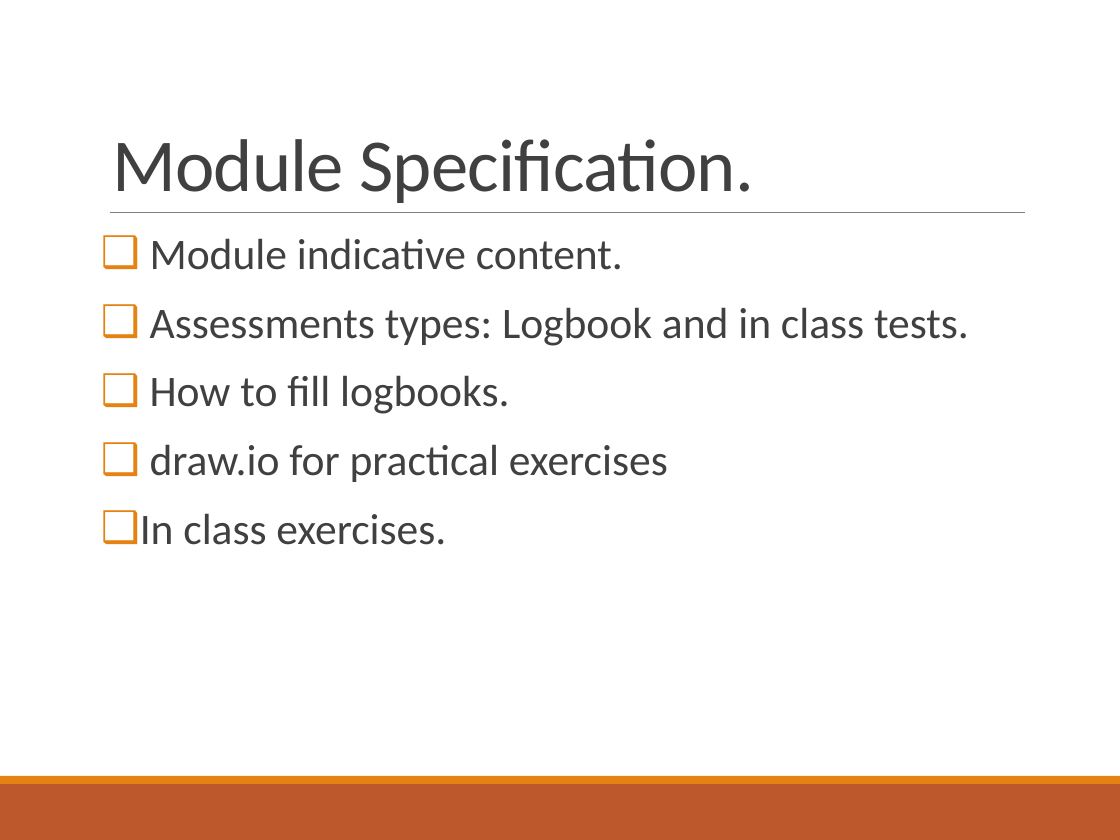
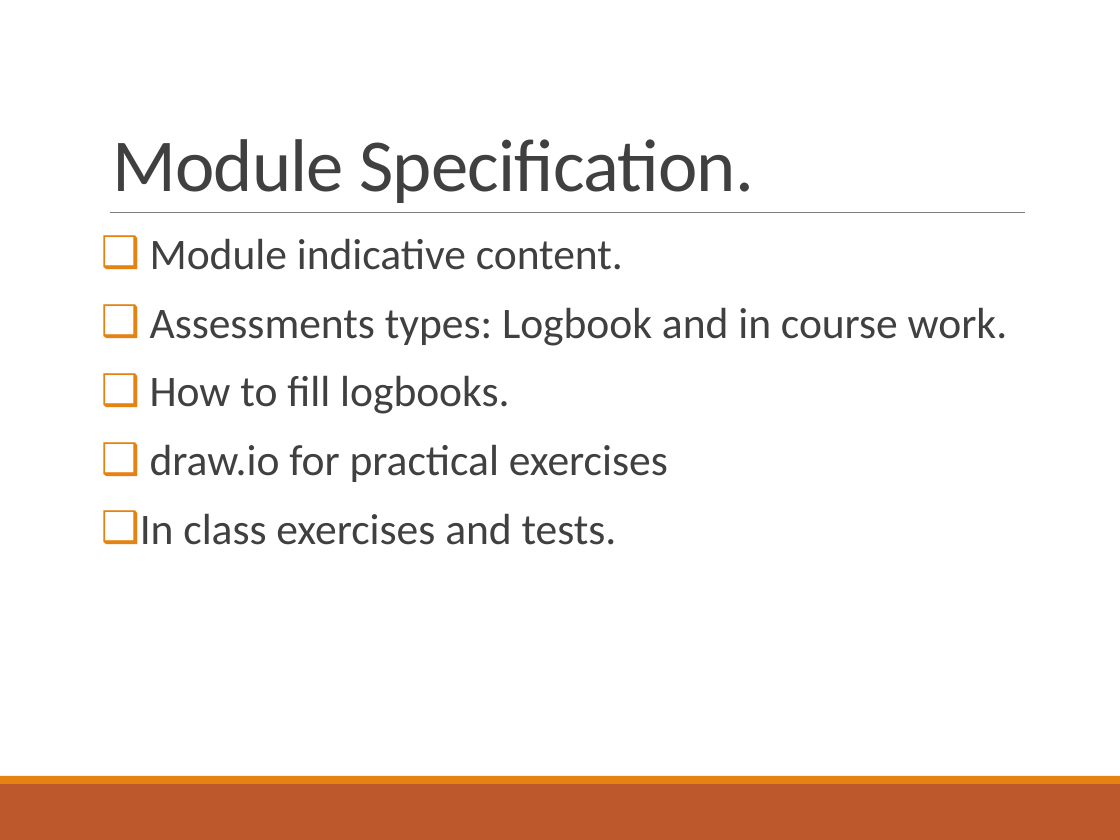
Before and after one commit to deeperj/dillinger, a slide deck: slide 2 of thesis/ukapp2/wqu_isc/sofware_design/Introduction to object orientation and software design-REV2.pptx. Drawn at 1120x840 pixels with LibreOffice and Linux fonts; fonts in the diff are those of the drawing. Boxes give left, top, right and bottom in pixels: in the first picture for what was removed or moved away, otherwise in the second. Text is boxed around its words. In the diff, an @@ line names an element or a change of style, - is before the commit and + after.

```diff
--- a/thesis/ukapp2/wqu_isc/sofware_design/Introduction to object orientation and software design-REV2.pptx
+++ b/thesis/ukapp2/wqu_isc/sofware_design/Introduction to object orientation and software design-REV2.pptx
@@ text at (150, 307, 1008, 346): text changed @@
-❑ Assessments types: Logbook and in class tests.
+❑ Assessments types: Logbook and in course work.
@@ text at (140, 513, 617, 545): text changed @@
-❑ In class exercises.
+❑ In class exercises and tests.
```
Also in this commit, not shown: 1 other slide changed, 10 other files.
